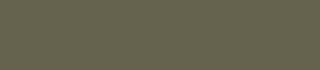
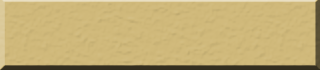
Two versions of the same layered image (320 × 70). Layer-by-layer changes:
removed layer "Arrière-plan" over [0, 0, 320, 70]
added group "green" with 4 layers over [0, 0, 320, 70]
added layer "bg copie 4" in group "green" over [0, 0, 320, 70]
